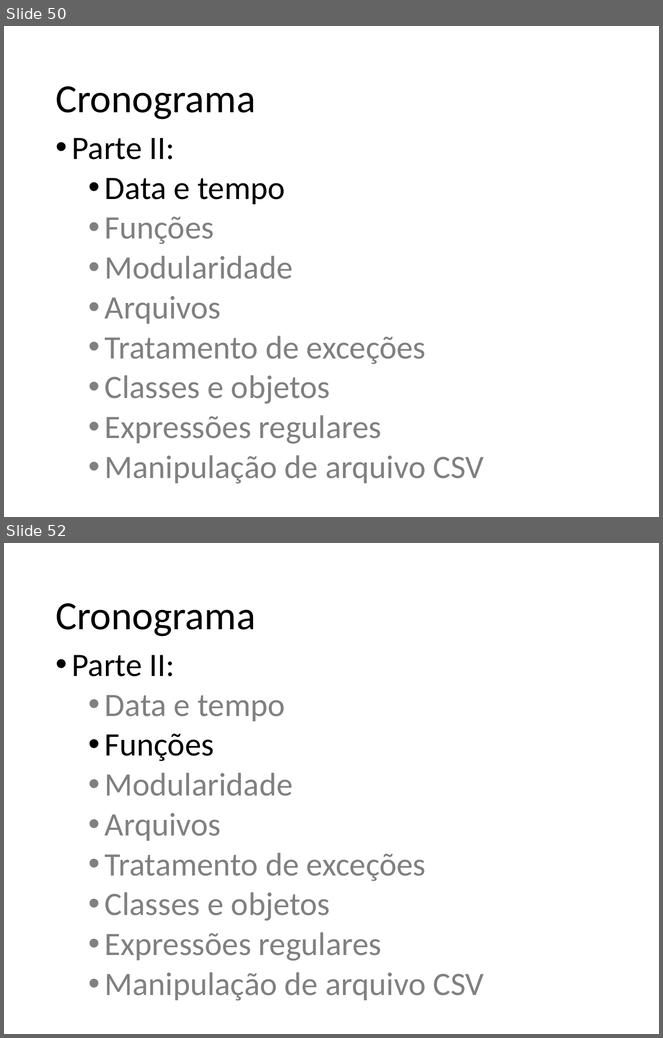
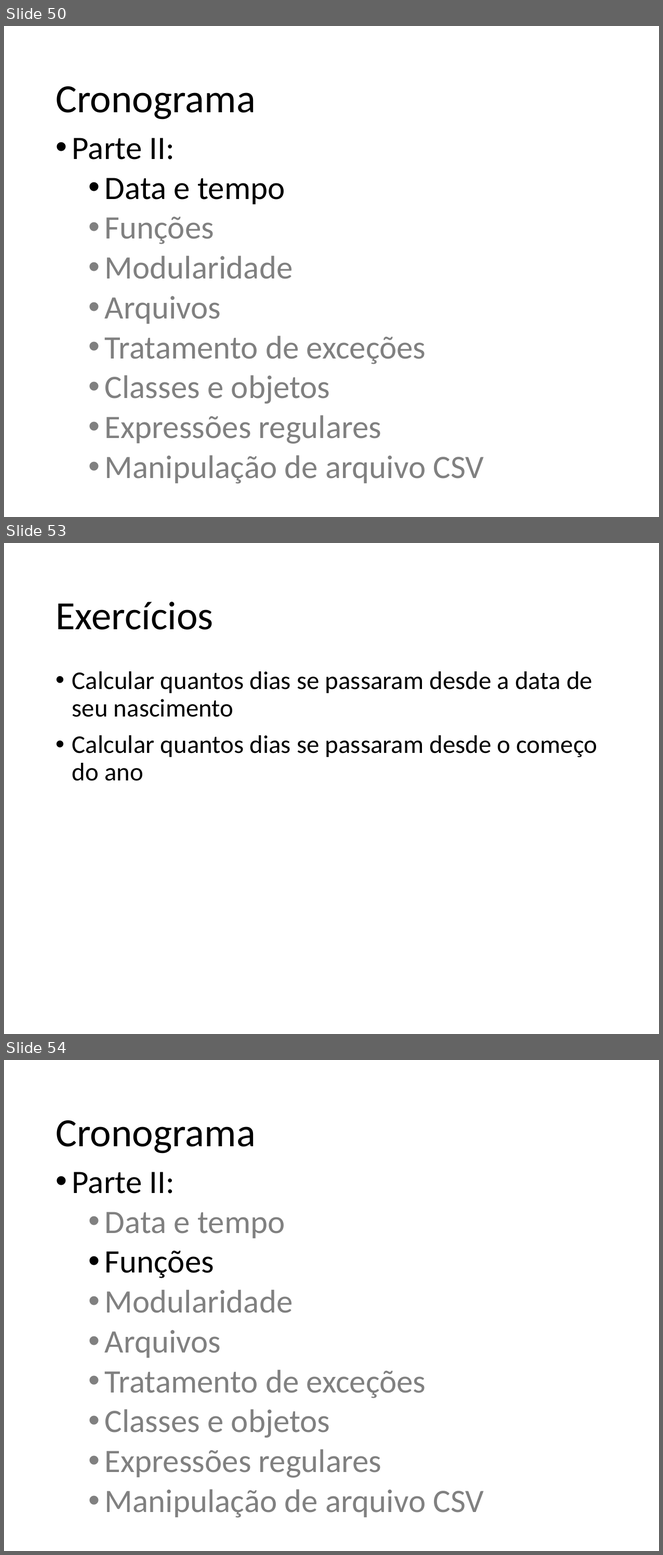
Before and after one commit to fernandoFernandeSantos/minicurso_python_2019, a slide deck: aula.pptx. Shown one above the other, each under a label of ours: slides 50 and 52 before the commit, slides 50, 53 and 54 after it; the slides between them are not shown. The pictures are 663x1038 and 663x1555 pixels, drawn with LibreOffice and Linux fonts; fonts in the diff are those of the drawing. Boxes give left, top, right and bottom in pixels: in the first picture for what was removed or moved away, otherwise in the second. Text is boxed around its words. In the diff, an @@ line names an element or a change of style, - is before the commit and + after.

```diff
--- a/aula.pptx
+++ b/aula.pptx
@@ slide 53 added at [4,543,659,1034], background #FFFFFF @@
@@ title added at [55,602,214,630], 44 pt, text #000000 @@
+Exercícios
@@ text added at [72,671,598,781], 28 pt, text #000000 @@
+• Calcular quantos dias se passaram desde a data de seu nascimento
+• Calcular quantos dias se passaram desde o começo do ano
@@ what was slide 52 is now slide 54 @@
```
Also in this commit, not shown: 5 other slides added, 1 slide removed.
